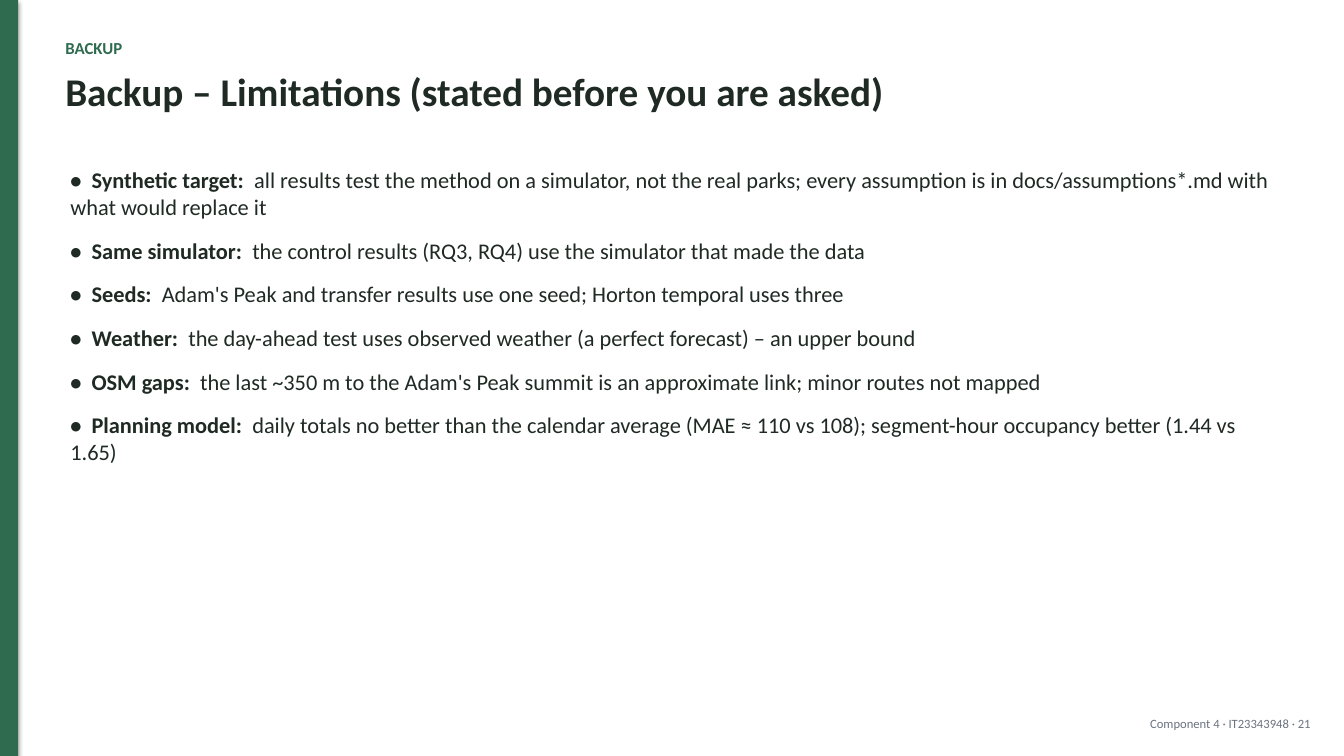
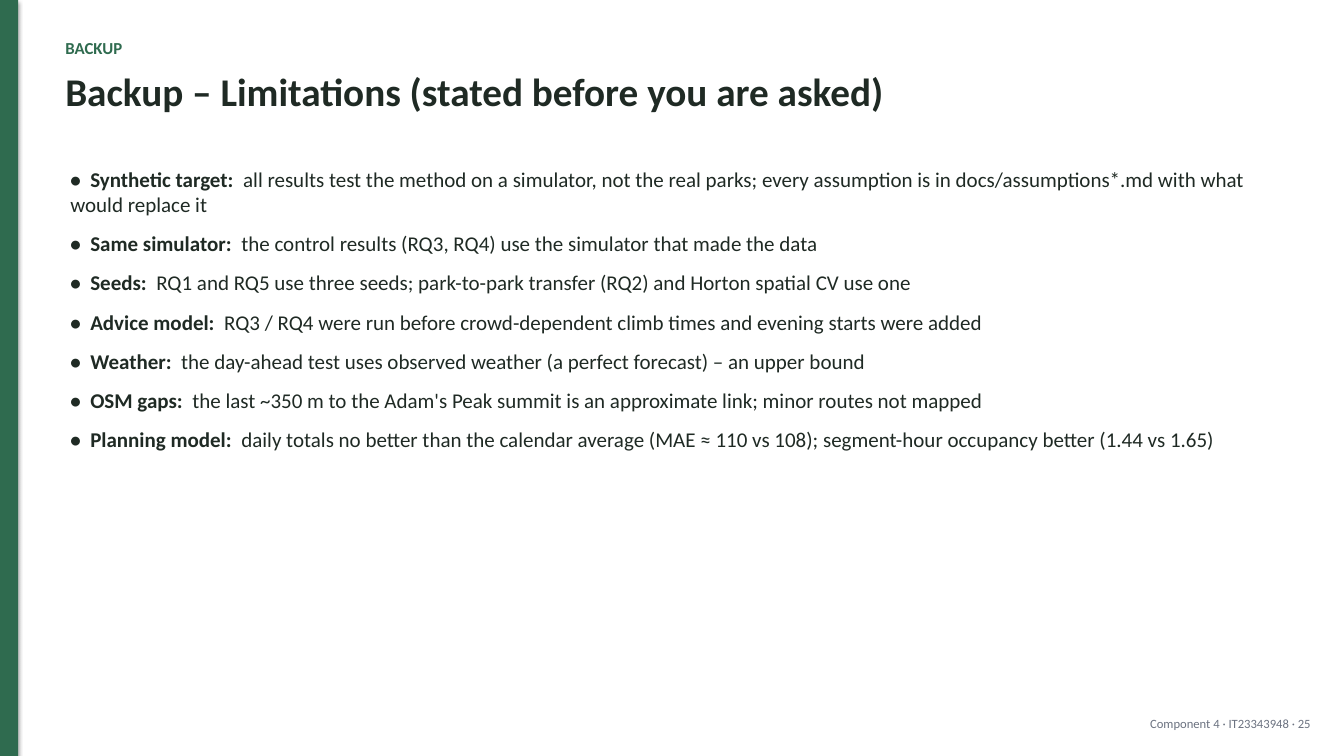
Before and after one commit to mirshadahamed/Decentralized-Hiking-AI, a slide deck: slide 25 of research/component_4/docs/slides/PP1_Component4.pptx (slide 21 before the commit). Drawn at 1344x756 pixels with LibreOffice and Linux fonts; fonts in the diff are those of the drawing. Boxes give left, top, right and bottom in pixels: in the first picture for what was removed or moved away, otherwise in the second. Text is boxed around its words. In the diff, an @@ line names an element or a change of style, - is before the commit and + after.

Commit message:
Adam's Peak spatial CV with 3 seeds; slides and docs updated

```diff
--- a/research/component_4/docs/slides/PP1_Component4.pptx
+++ b/research/component_4/docs/slides/PP1_Component4.pptx
@@ text at (70, 172, 1244, 451): size 16 to 15 pt in "• Synthetic target: all results test the ...", "• Same simulator: the control results (RQ3, ...", "• Weather: the day-ahead test uses observed ...", "• OSM gaps: the last ~350 m ..." and 1 more places; less space between paragraphs @@
@@ text at (90, 275, 982, 334): text changed; size 16 to 15 pt @@
-• Seeds: Adam's Peak and transfer results use one seed; Horton temporal uses three
+• Seeds: RQ1 and RQ5 use three seeds; park-to-park transfer (RQ2) and Horton spatial CV use one
+• Advice model: RQ3 / RQ4 were run before crowd-dependent climb times and evening starts were added
```
Also in this commit, not shown: 9 other slides changed, 5 slides added, 1 slide removed, 21 other files.
